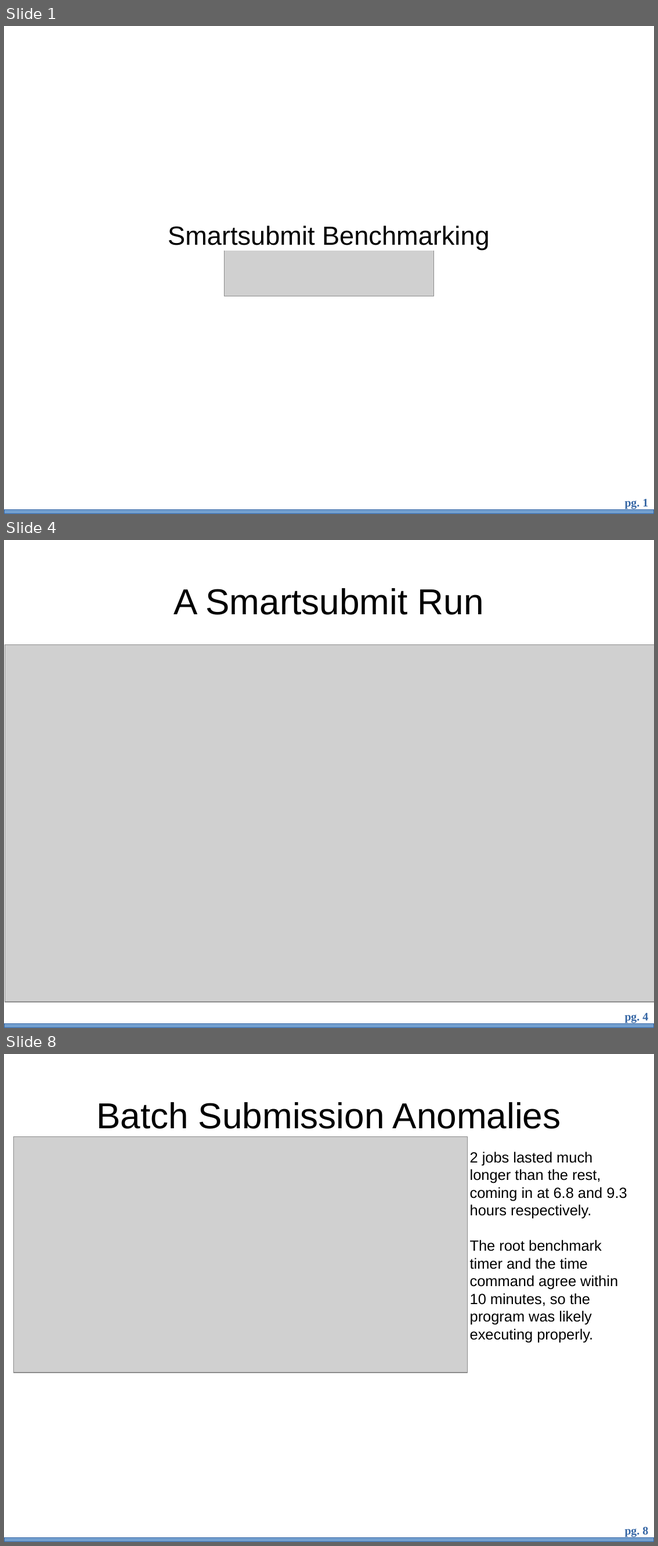
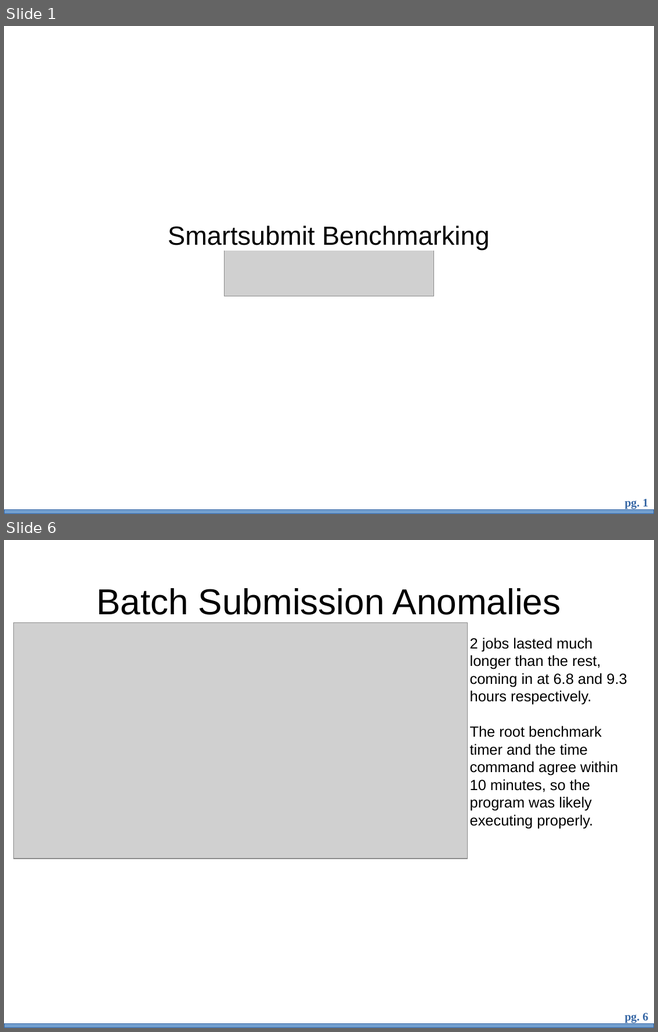
Before and after one commit to bth5032/smartsubmit, a slide deck: Presentations/benchmarking/bench.odp. Shown one above the other, each under a label of ours: slides 1, 4 and 8 before the commit, slides 1 and 6 after it; the slides between them are not shown. The pictures are 658x1546 and 658x1032 pixels, drawn with LibreOffice and Linux fonts; fonts in the diff are those of the drawing; grey boxes stand for pictures; background and template pictures are left out. Boxes give left, top, right and bottom in pixels: in the first picture for what was removed or moved away, otherwise in the second. Text is boxed around its words. In the diff, an @@ line names an element or a change of style, - is before the commit and + after.

```diff
--- a/Presentations/benchmarking/bench.odp
+++ b/Presentations/benchmarking/bench.odp
@@ slide 4 removed at box(4, 540, 654, 1028), background #FFFFFF; not listed: 2 template elements that a slide beside it also shows @@
@@ title removed at box(173, 588, 484, 615) @@
-A Smartsubmit Run
@@ picture removed at box(5, 645, 654, 1002) @@
@@ what was slide 8 is now slide 6 @@
@@ page number at box(625, 1013, 648, 1023): text changed @@
-pg. 8
+pg. 6
```
Also in this commit, not shown: 3 slides changed, 3 slides added, 2 other slides removed, 2 other files.
